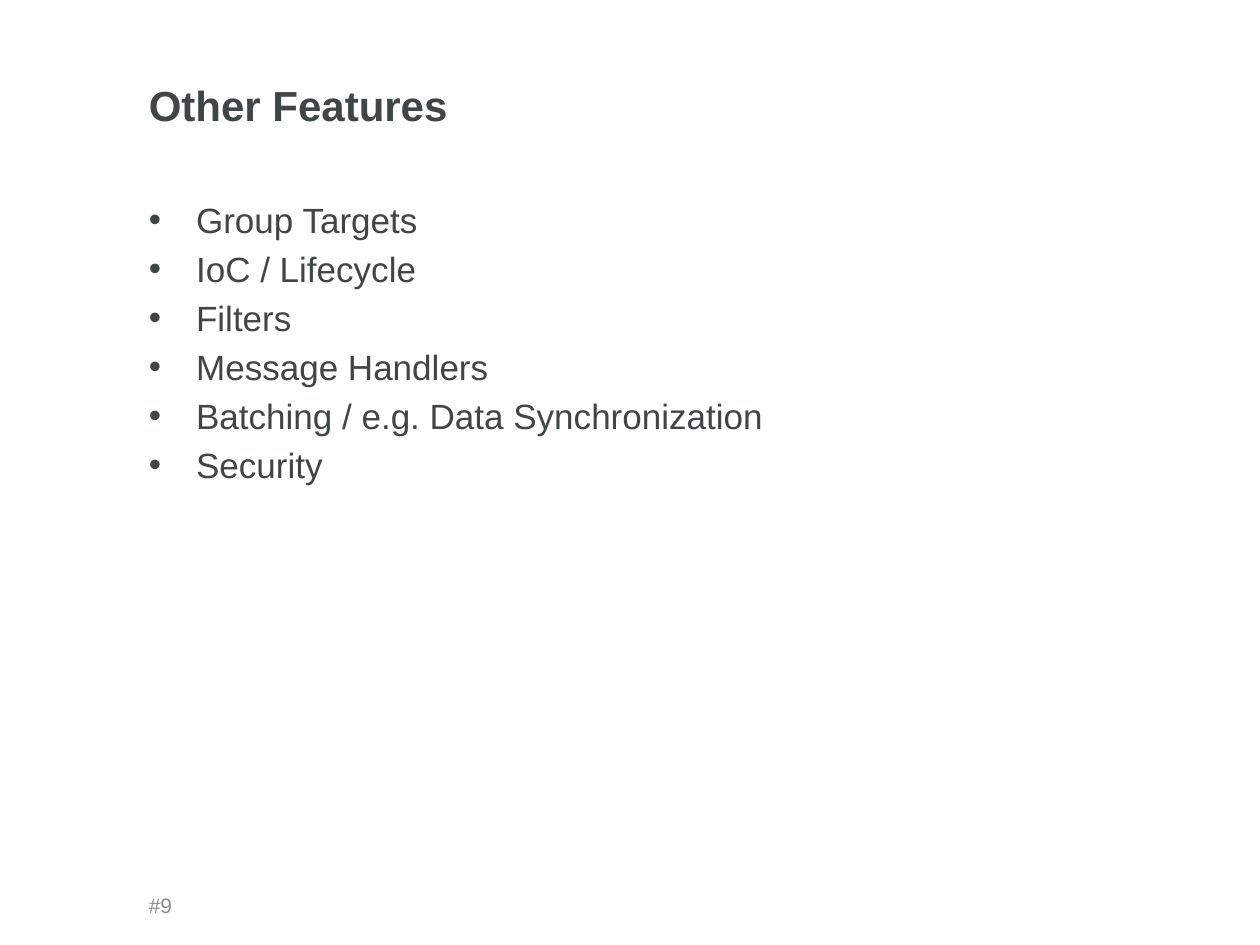
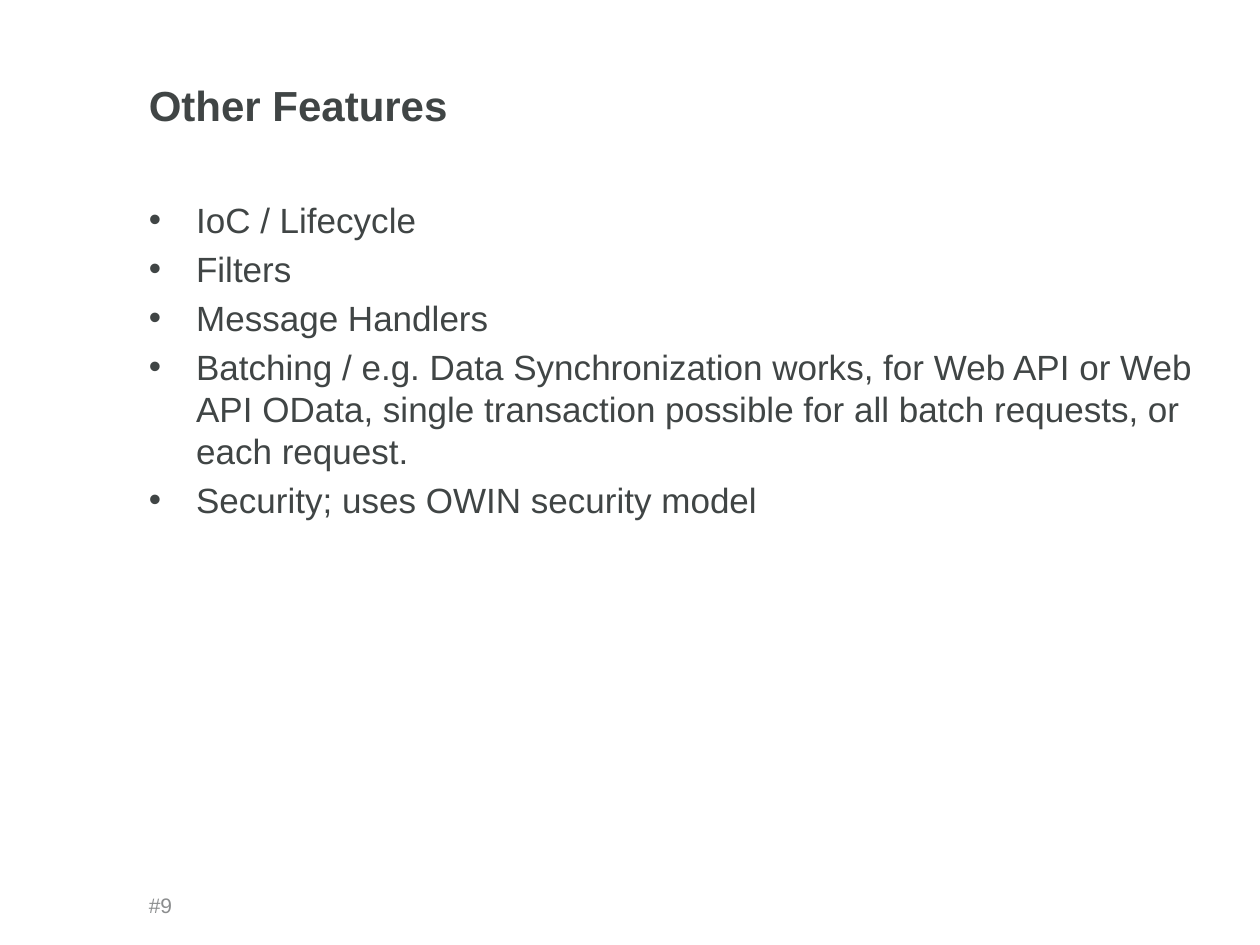
Before and after one commit to rfe-nosi/WebAPI, a slide deck: slide 9 of WebAPI_Short.pptx. Drawn at 1260x945 pixels with LibreOffice and Linux fonts; fonts in the diff are those of the drawing; background and template pictures are left out. Boxes give left, top, right and bottom in pixels: in the first picture for what was removed or moved away, otherwise in the second. Text is boxed around its words. In the diff, an @@ line names an element or a change of style, - is before the commit and + after.

```diff
--- a/WebAPI_Short.pptx
+++ b/WebAPI_Short.pptx
@@ text at <box>196,208,418,240</box>: paragraph removed @@
-• Group Targets
@@ text at <box>196,354,1191,520</box>: text changed @@
-• Batching / e.g. Data Synchronization
-• Security
+• Batching / e.g. Data Synchronization works, for Web API or Web API OData, single transaction possible for all batch requests, or each request.
+• Security; uses OWIN security model
```
Also in this commit, not shown: 3 other slides changed.
